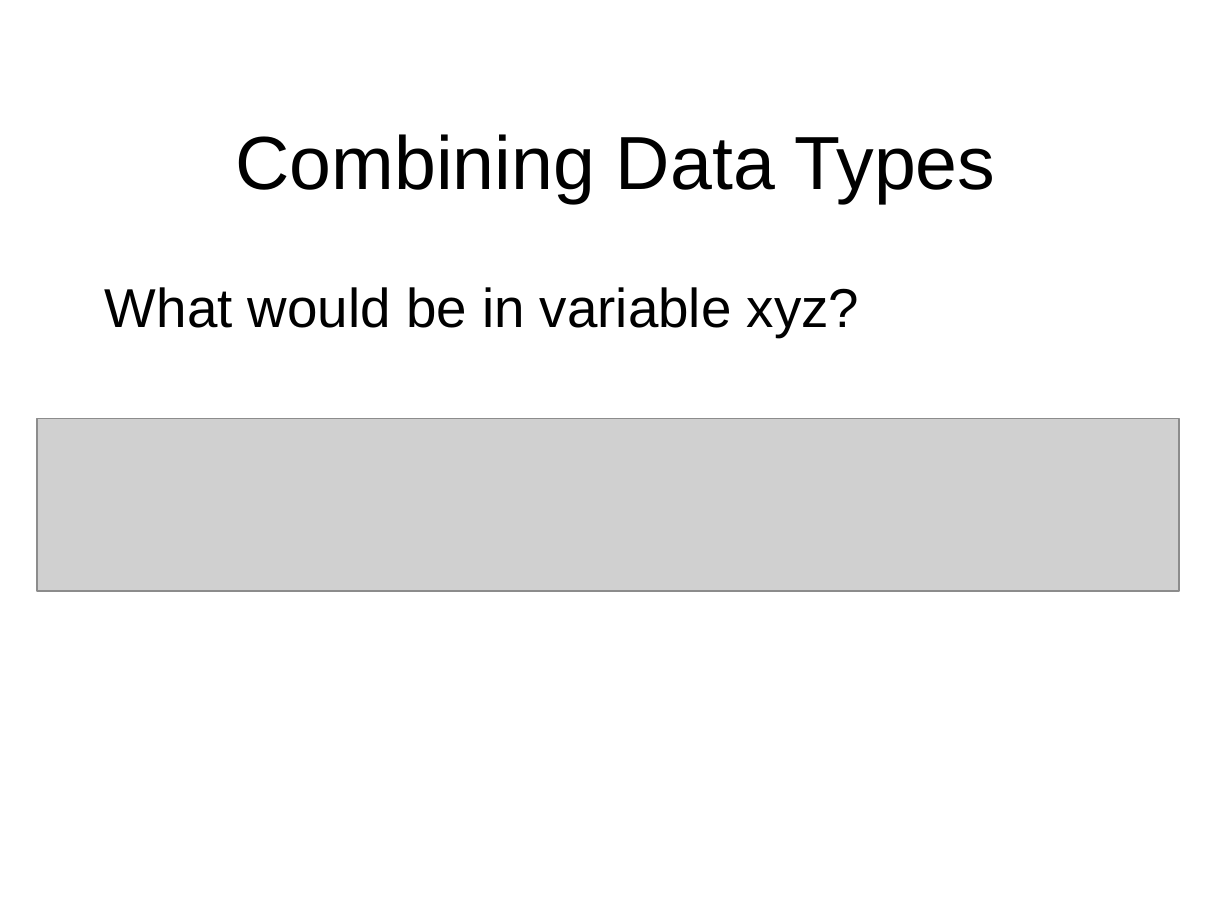
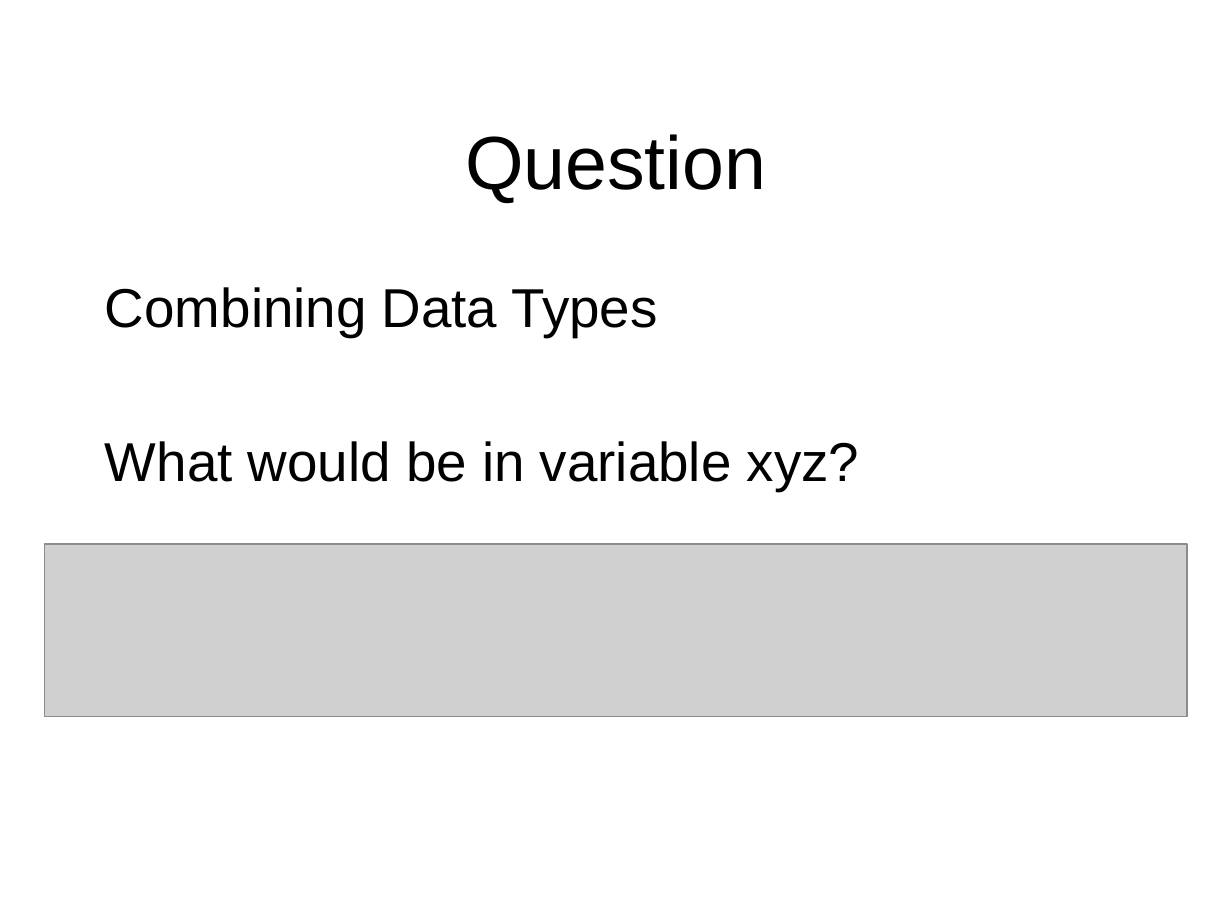
Before and after one commit to octaviordz/zjnu2017.github.io, a slide deck: slide 14 of WAD/lectures/100--Javascript.Syntax.pptx (slide 13 before the commit). Drawn at 1232x924 pixels with LibreOffice and Linux fonts; fonts in the diff are those of the drawing; grey boxes stand for pictures. Boxes give left, top, right and bottom in pixels: in the first picture for what was removed or moved away, otherwise in the second. Text is boxed around its words. In the diff, an @@ line names an element or a change of style, - is before the commit and + after.

```diff
--- a/WAD/lectures/100--Javascript.Syntax.pptx
+++ b/WAD/lectures/100--Javascript.Syntax.pptx
@@ title at (465, 134, 766, 203): text changed @@
-Combining Data Types
+Question
@@ text at (105, 287, 658, 337): paragraph added @@
+Combining Data Types
@@ picture: place and size @@
-picture at (37, 419, 1179, 591)
+picture at (44, 545, 1186, 717)
```
Also in this commit, not shown: 10 other slides changed, 6 slides added, 2 slides removed.
